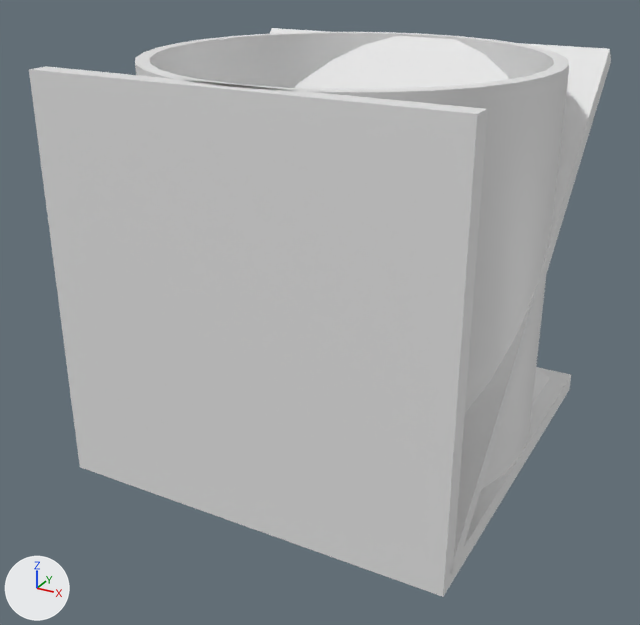
Renders of the FBX model Assets/Models.fbx from each side of a commit.
Before and after are seen from a 50 mm lens placed at (1.96, -3.85, 2.57), pointed at (-0.06, -0.19, 0.74). The lights are fixed; the arrows at lower left show +X, +Y and +Z. The older version comes first. Where no turn or scale is listed for an object, it has been applied to the vertices.

Script lines for the objects in view, before the commit:
```python
me_cube_001 = bpy.data.meshes.new('Cube.001')
me_cube_001.from_pydata(...)  # 10 vertices, 12 faces; spans x -1.0..1.0, y -1.0..1.0, z 0.0..1.0
me_cube_002 = bpy.data.meshes.new('Cube.002')
me_cube_002.from_pydata(...)  # a box spanning x -1.0..1.0, y -1.0..1.0, z 0.0..0.1
me_cube_002.materials.append(mat_material_001)  # white #e7e7e7
me_cube_004 = bpy.data.meshes.new('Cube.004')
me_cube_004.from_pydata([(1.0, 0.99, 1.92), (1.0, -0.92, 0.01), (1.0, 0.92, 1.99), (1.0, -0.99, 0.08), (-1.0, 0.99, 1.92), (-1.0, -0.92, 0.01), (-1.0, 0.92, 1.99), (-1.0, -0.99, 0.08)], [], [(0, 4, 6, 2), (3, 2, 6, 7), (7, 6, 4, 5), (5, 1, 3, 7), (1, 0, 2, 3), (5, 4, 0, 1)])
me_cube_004.materials.append(mat_material_001)  # white #e7e7e7
me_cube_005 = bpy.data.meshes.new('Cube.005')
me_cube_005.from_pydata(...)  # a box spanning x -1.0..1.0, y -1.05..-0.95, z 0.0..2.0
me_cube_005.materials.append(mat_material_001)  # white #e7e7e7
me_cylinder_002 = bpy.data.meshes.new('Cylinder.002')
me_cylinder_002.from_pydata(...)  # 128 vertices, 128 faces; spans x -1.0..1.0, y -1.0..1.0, z 0.0..2.0
ob_cone = bpy.data.objects.new('Cone', me_cube_001)
ob_cone.location = (0.0, 0.0, 0.0)
ob_floor = bpy.data.objects.new('Floor', me_cube_002)
ob_floor.location = (0.0, 0.0, 0.0)
ob_ramp = bpy.data.objects.new('Ramp', me_cube_004)
ob_ramp.location = (0.0, 0.0, 0.0)
ob_tube = bpy.data.objects.new('Tube', me_cylinder_002)
ob_tube.location = (0.0, 0.0, 0.0)
ob_wall = bpy.data.objects.new('Wall', me_cube_005)
ob_wall.location = (0.0, 0.0, 0.0)
```
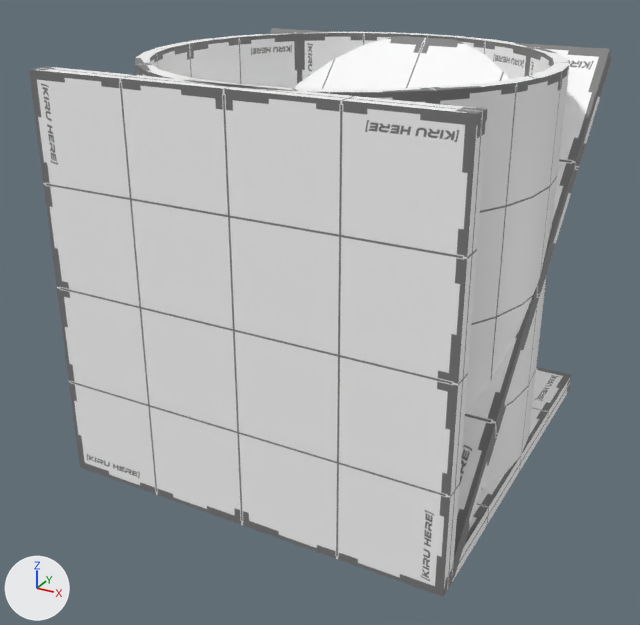
Where the change shows, as pixel boxes (x1, y1, x2, y2) in the pictures (640 x 625 px):
'Wall', recoloured, surface changed
    both: (29, 66, 487, 597)
'Tube', recoloured
    both: (135, 32, 569, 490)
'Ramp', recoloured
    both: (270, 28, 611, 576)
'Floor', recoloured
    both: (452, 367, 571, 582)
'Cone', recoloured
    both: (532, 370, 550, 405)

Patch to the scene script:
```diff
--- a/Assets/Models.fbx.py
+++ b/Assets/Models.fbx.py
@@ img_meter_png @@
+img_meter_png = load_image('Meter.png', 'Sprites/Meter.png', 1536, 1536, 'sRGB')
@@ mat_material_002 @@
+mat_material_002 = principled_material('Material.002')
+mat_material_002.texture = img_meter_png  # with its transparency
@@ me_cube_001 @@
 me_cube_001.from_pydata(...)  # 10 vertices, 12 faces; spans x -1.0..1.0, y -1.0..1.0, z 0.0..1.0
+me_cube_001.materials.append(mat_material_002)  # picture img_meter_png
@@ me_cylinder_002 @@
 me_cylinder_002.from_pydata(...)  # 128 vertices, 128 faces; spans x -1.0..1.0, y -1.0..1.0, z 0.0..2.0
+me_cylinder_002.materials.append(mat_material_002)  # picture img_meter_png
@@ me_cube_002 @@
 me_cube_002.from_pydata(...)  # 8 vertices, 6 faces; spans x -1.0..1.0, y -1.0..1.0, z 0.0..0.1
-me_cube_002.materials.append(mat_material_001)  # white #e7e7e7
+me_cube_002.materials.append(mat_material_002)  # picture img_meter_png
@@ me_cube_004 @@
 me_cube_004.from_pydata(...)  # 8 vertices, 6 faces; spans x -1.0..1.0, y -0.99..0.99, z 0.01..1.99
-me_cube_004.materials.append(mat_material_001)  # white #e7e7e7
+me_cube_004.materials.append(mat_material_002)  # picture img_meter_png
@@ me_cube_005 @@
 me_cube_005.from_pydata(...)  # 8 vertices, 6 faces; spans x -1.0..1.0, y -1.05..-0.95, z 0.0..2.0
 # used by ob_wall; location = (0.0, 0.0, 0.0)
-me_cube_005.materials.append(mat_material_001)  # white #e7e7e7
+# me_cube_005 part 1: texture (UV) coordinates of 6 of 6 faces, centred in x -1.0..1.0, y -1.05..-0.95, z 0.0..2.0, changed; they spanned u 0.0..0.55, v 0.0..1.0 and now span u 0.0..1.0, v 0.0..1.0
+me_cube_005.materials.append(mat_material_002)  # picture img_meter_png
```
